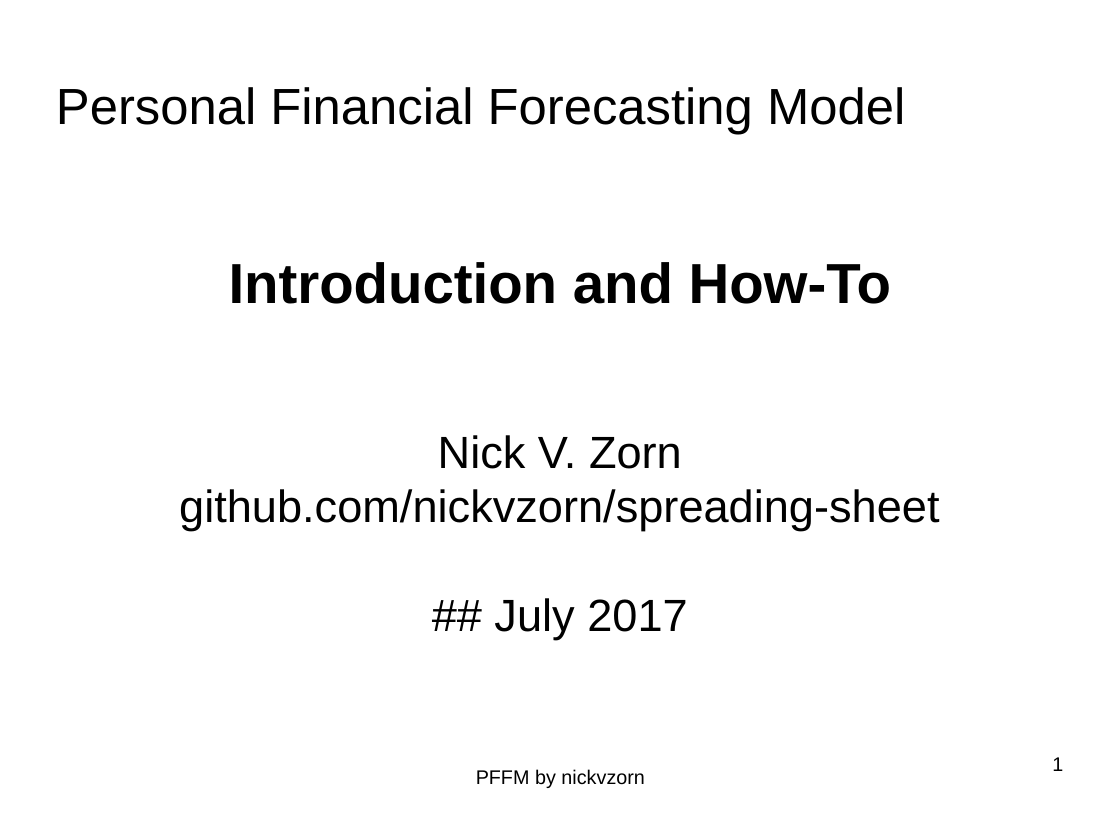
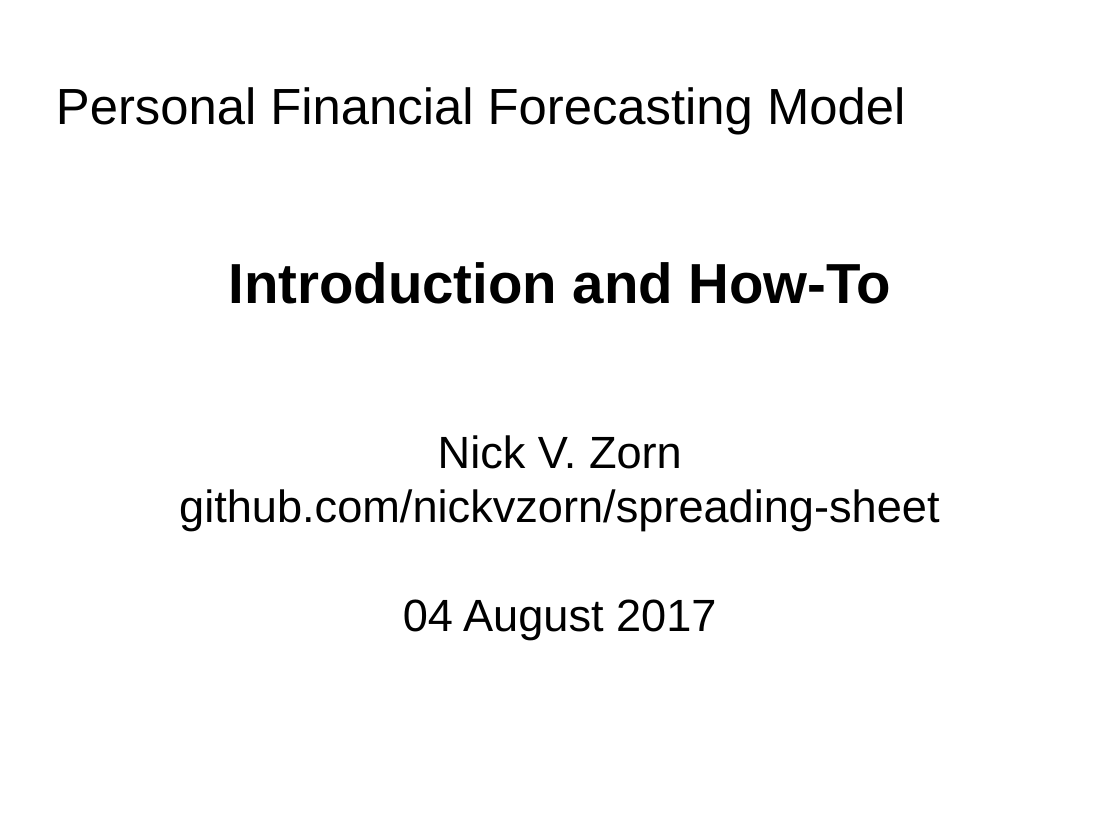
Before and after one commit to nickvzorn/financial-forecast, a slide deck: slide 1 of PFFM_Intro_and_HOWTO.odp. Drawn at 1120x840 pixels with LibreOffice and Linux fonts; fonts in the diff are those of the drawing; background and template pictures are left out. Boxes give left, top, right and bottom in pixels: in the first picture for what was removed or moved away, otherwise in the second. Text is boxed around its words. In the diff, an @@ line names an element or a change of style, - is before the commit and + after.

```diff
--- a/PFFM_Intro_and_HOWTO.odp
+++ b/PFFM_Intro_and_HOWTO.odp
@@ subtitle at (403,599,716,639): text changed @@
-## July 2017
+04 August 2017
@@ text removed at (476,769,644,788) @@
-PFFM by nickvzorn
@@ page number removed at (1052,757,1063,771) @@
-1
```
Also in this commit, not shown: 11 other slides changed, 4 slides added.
